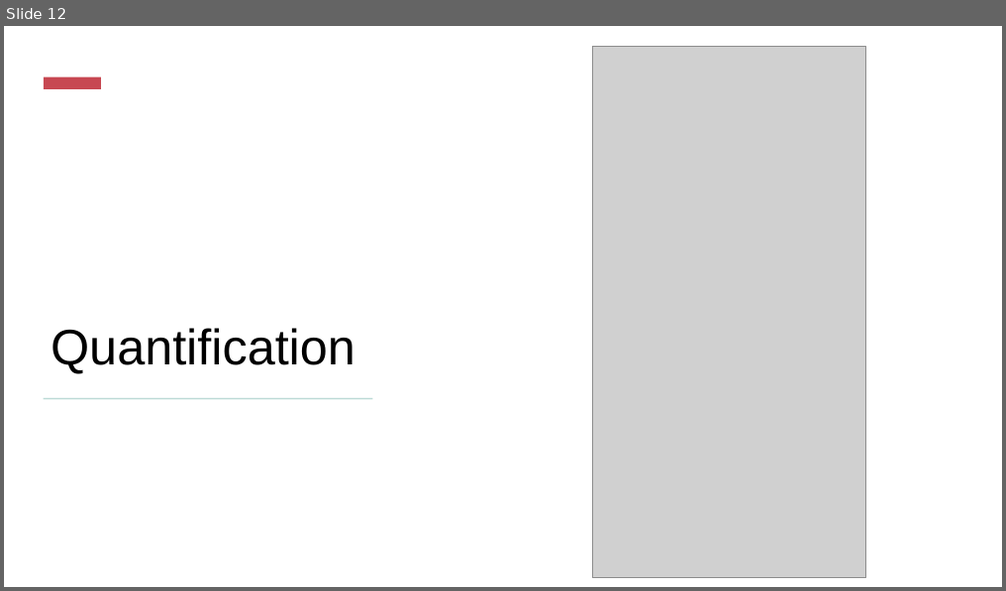
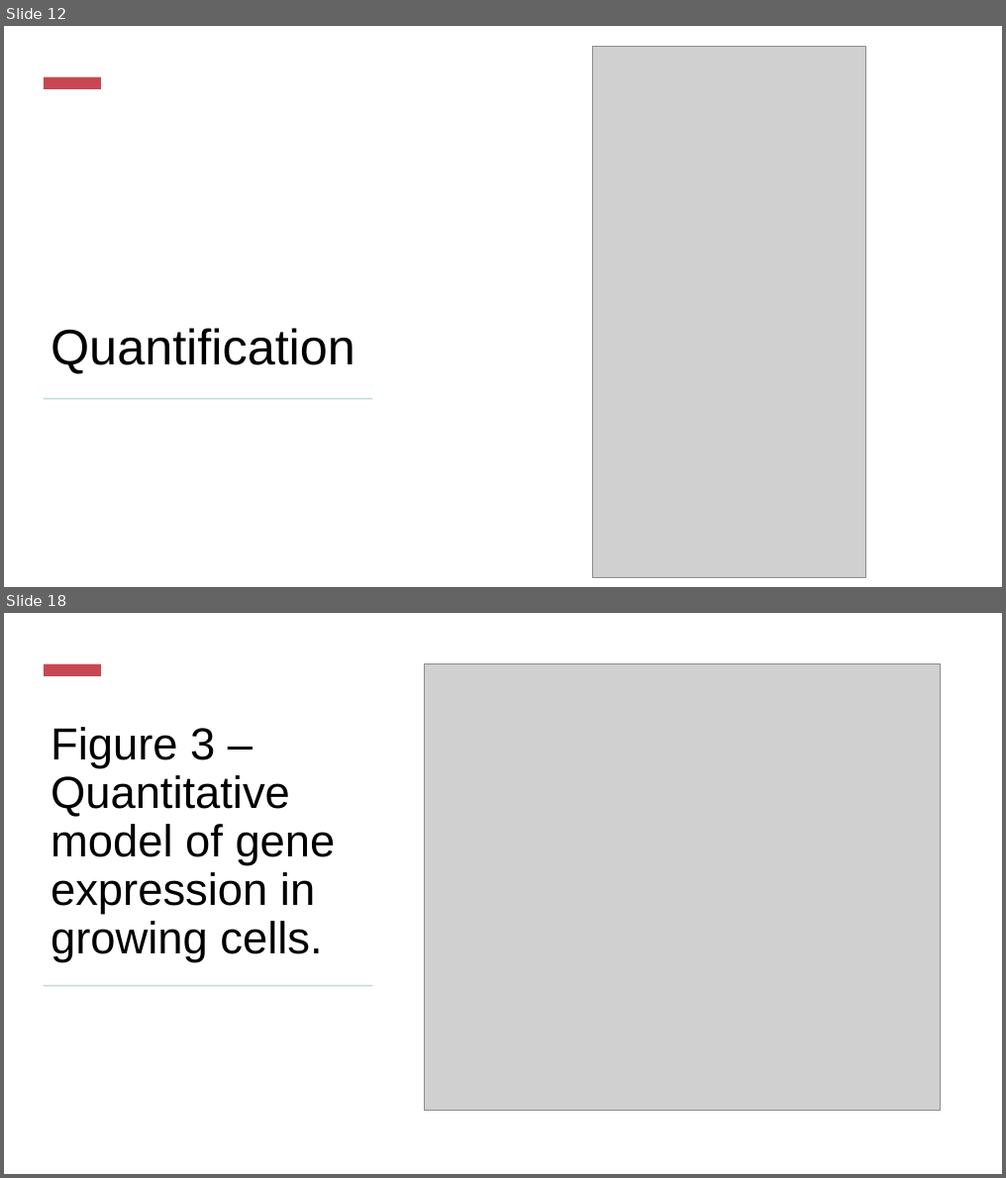
Before and after one commit to nslavov/SlavovLab, a slide deck: teaching/NS_3.pptx. Shown one above the other, each under a label of ours: slide 12 before the commit, slides 12 and 18 after it; the slides between them are not shown. The pictures are 1006x591 and 1006x1178 pixels, drawn with LibreOffice and Linux fonts; fonts in the diff are those of the drawing; grey boxes stand for pictures. Boxes give left, top, right and bottom in pixels: in the first picture for what was removed or moved away, otherwise in the second. Text is boxed around its words. In the diff, an @@ line names an element or a change of style, - is before the commit and + after.

```diff
--- a/teaching/NS_3.pptx
+++ b/teaching/NS_3.pptx
@@ slide 18 added at (x1=4, y1=613, x2=1002, y2=1174), background #FFFFFF @@
@@ rectangle added at (x1=4, y1=613, x2=1002, y2=1174), fill #FFFFFF @@
@@ rectangle added at (x1=44, y1=664, x2=101, y2=676), fill #C74852 @@
@@ picture added at (x1=425, y1=663, x2=942, y2=1111) @@
@@ title added at (x1=51, y1=727, x2=336, y2=962), 43.2 pt, text #000000 @@
+Figure 3 – Quantitative model of gene expression in growing cells.
@@ rectangle added at (x1=58, y1=739, x2=952, y2=1050), fill #FFFFFF, outline #E5F0EF 1 pt @@
@@ rectangle added at (x1=44, y1=985, x2=373, y2=986), fill #BDDBD7 @@
```
Also in this commit, not shown: 10 other slides added.
